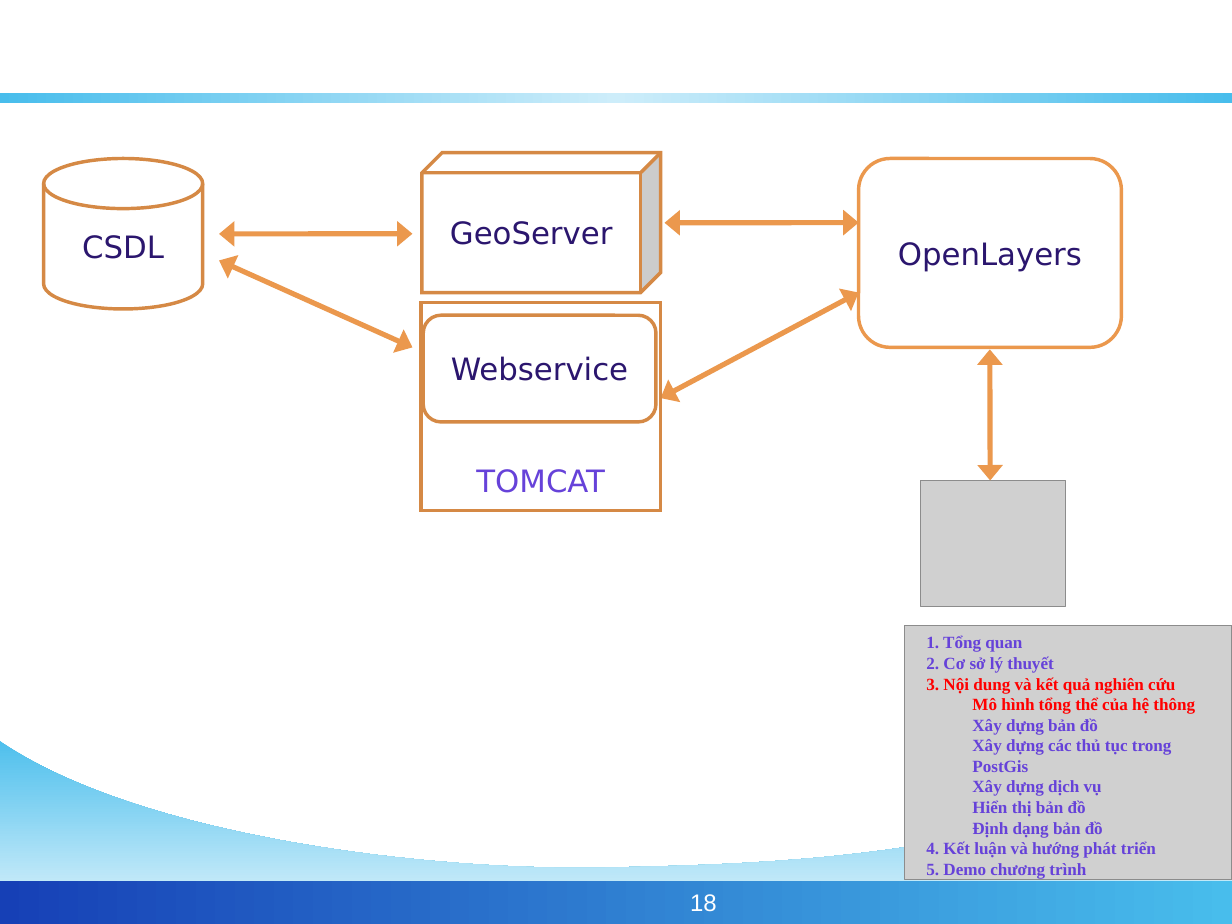
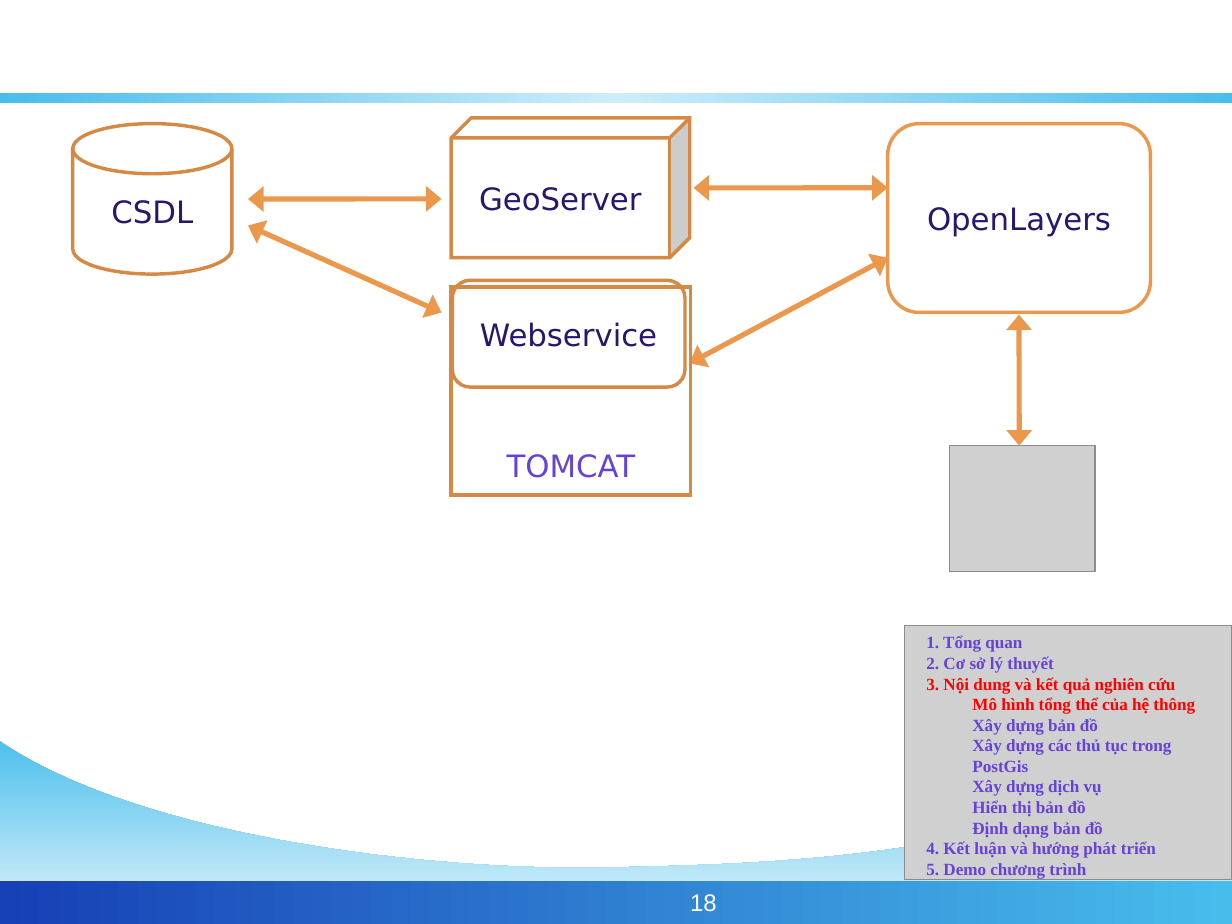
Before and after one commit to phamngsinh/cantho-webgis, a slide deck: slide 18 of Document/Bao Cao/BaoCaoLuanVan.ppt. Drawn at 1232x924 pixels with LibreOffice and Linux fonts; fonts in the diff are those of the drawing; grey boxes stand for pictures; background and template pictures are left out. Boxes give left, top, right and bottom in pixels: in the first picture for what was removed or moved away, otherwise in the second. Text is boxed around its words. In the diff, an @@ line names an element or a change of style, - is before the commit and + after.

```diff
--- a/Document/Bao Cao/BaoCaoLuanVan.ppt
+++ b/Document/Bao Cao/BaoCaoLuanVan.ppt
@@ rectangle "TOMCAT": place and size @@
-rectangle "TOMCAT" at [421, 302, 662, 510]
+rectangle "TOMCAT" at [451, 287, 691, 495]
@@ 5 double arrows, 2 rounded rectangles, 1 picture, 1 cube, 1 cylinder: place and size @@
-5 double arrows, 2 rounded rectangles, 1 picture, 1 cube, 1 cylinder at [43, 153, 1121, 606]
+5 double arrows, 2 rounded rectangles, 1 picture, 1 cube, 1 cylinder at [73, 118, 1151, 572]
```
